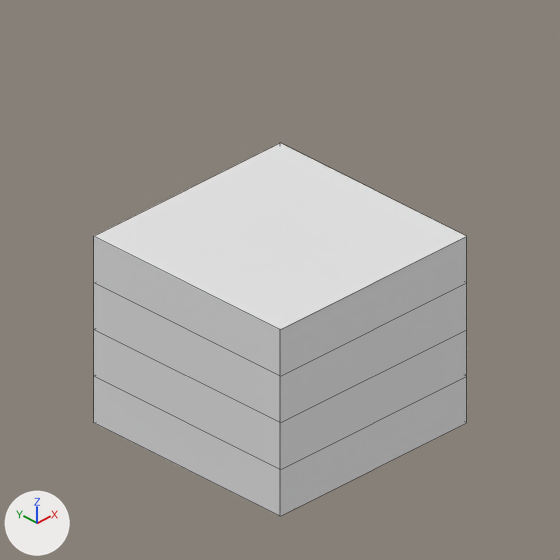
The Blender file rct2/scenery/WallsAndRoofs/WALLBB8_Wall/WALLBB8_V001.blend as it was, and as the next commit left it.
Both versions are drawn from the file's camera 'Camera'. The axes (+X, +Y, +Z) are drawn at lower left. The lights are the same throughout. Mesh edges are drawn as thin lines. The same objects are shown in both versions, whatever each file hides.

Before the edit, the objects in view are built like this:
```python
me_cube_001 = bpy.data.meshes.new('Cube.001')
me_cube_001.from_pydata(...)  # a box spanning x -2.0..2.0, y -2.0..2.0, z 0.0..1.63
ob_cube_001 = bpy.data.objects.new('Cube.001', me_cube_001)
ob_cube_001.location = (0.0, 0.0, 0.0)
ob_cube_001.scale = (1.0, 1.0, 0.5)
_m = ob_cube_001.modifiers.new('Array', 'ARRAY')
_m.count = 4
_m.constant_offset_displace = (0.0, 0.0, 0.0)
_m.relative_offset_displace = (0.0, 0.0, 1.0)
```
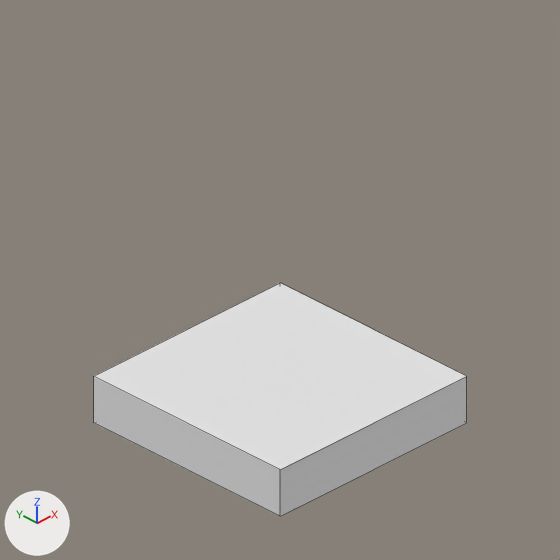
Diff of the bpy script that builds the scene:
```diff
--- a/rct2/scenery/WallsAndRoofs/WALLBB8_Wall/WALLBB8_V001.blend.py
+++ b/rct2/scenery/WallsAndRoofs/WALLBB8_Wall/WALLBB8_V001.blend.py
@@ ob_cube_001 @@
 _m = ob_cube_001.modifiers.new('Array', 'ARRAY')
-_m.count = 4
+_m.count = 1
 _m.constant_offset_displace = (0.0, 0.0, 0.0)
```

Boxes (x1, y1, x2, y2) around the edits, measured in the pictures (560 x 560 px):
'Cube.001', modifiers changed (37% shorter)
    before: (94, 143, 467, 516)
    after: (94, 283, 467, 516)
